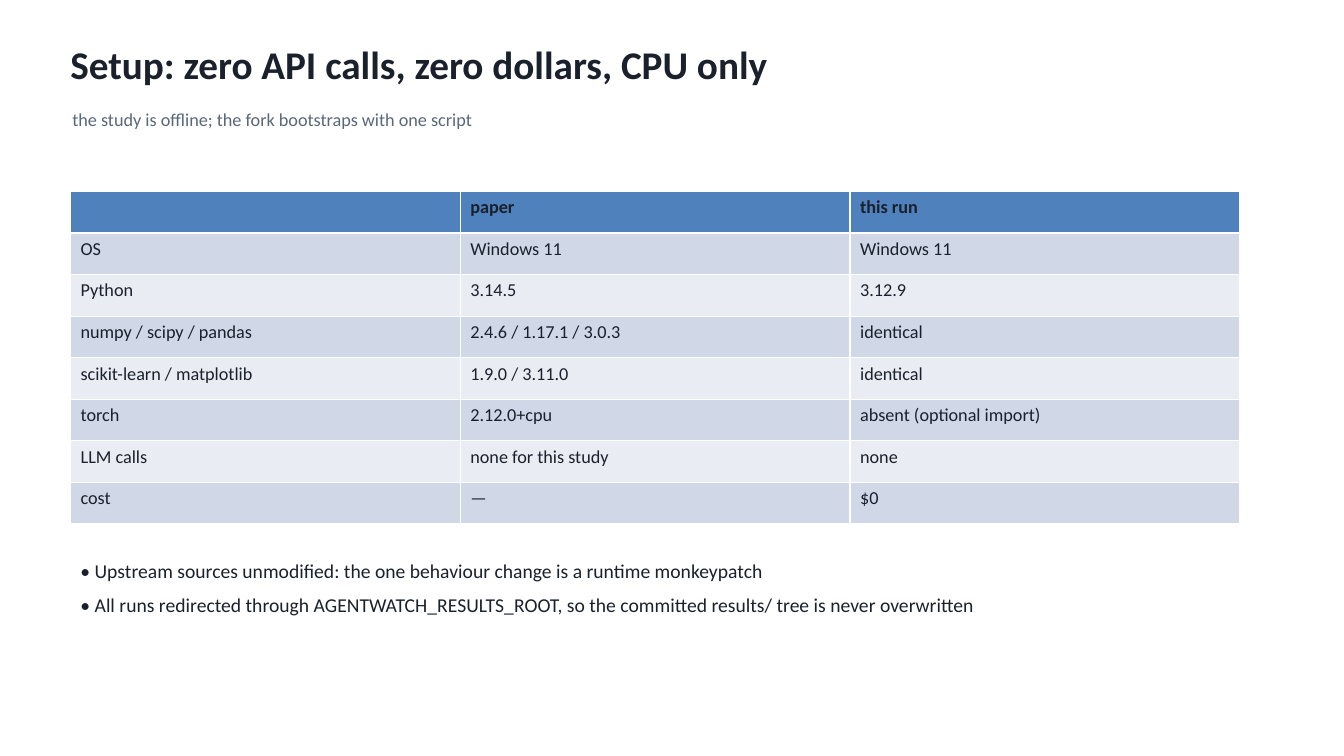
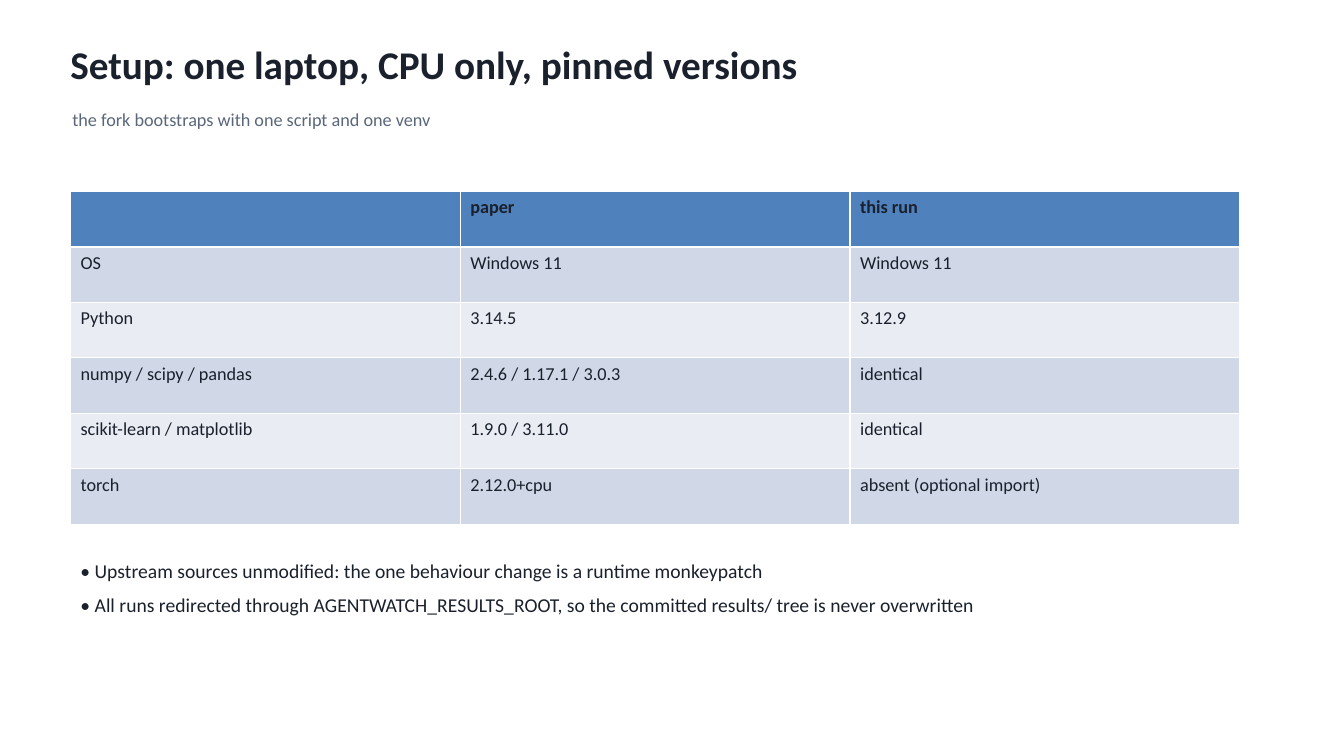
Before and after one commit to SamielSun/Individual-project-trajectory-sentinel-reproduce, a slide deck: slide 4 of slides/deck.pptx. Drawn at 1344x756 pixels with LibreOffice and Linux fonts; fonts in the diff are those of the drawing. Boxes give left, top, right and bottom in pixels: in the first picture for what was removed or moved away, otherwise in the second. Text is boxed around its words. In the diff, an @@ line names an element or a change of style, - is before the commit and + after.

Commit message:
docs: describe the setup, drop the cost commentary
Report section 2 states the environment (OS, cores, CPU-only, pinned versions)
and a new determinism sentence explains why the comparison can be column-for-
column. The cost paragraphs and the setup slide's cost/LLM rows are removed; the
deck's setup slide now reads as an environment table.

The earlier commit that added a section arguing about model calls is gone from
history, not reverted: it was never part of the intended write-up.

```diff
--- a/slides/deck.pptx
+++ b/slides/deck.pptx
@@ text at (70,51,797,85): text changed @@
-Setup: zero API calls, zero dollars, CPU only
+Setup: one laptop, CPU only, pinned versions
@@ text at (72,113,431,129): text changed @@
-the study is offline; the fork bootstraps with one script
+the fork bootstraps with one script and one venv
@@ table at (71,192,1241,524) @@
-row 7: LLM calls | none for this study | none
-row 8: cost | — | $0
```
Also in this commit, not shown: 4 other files.
